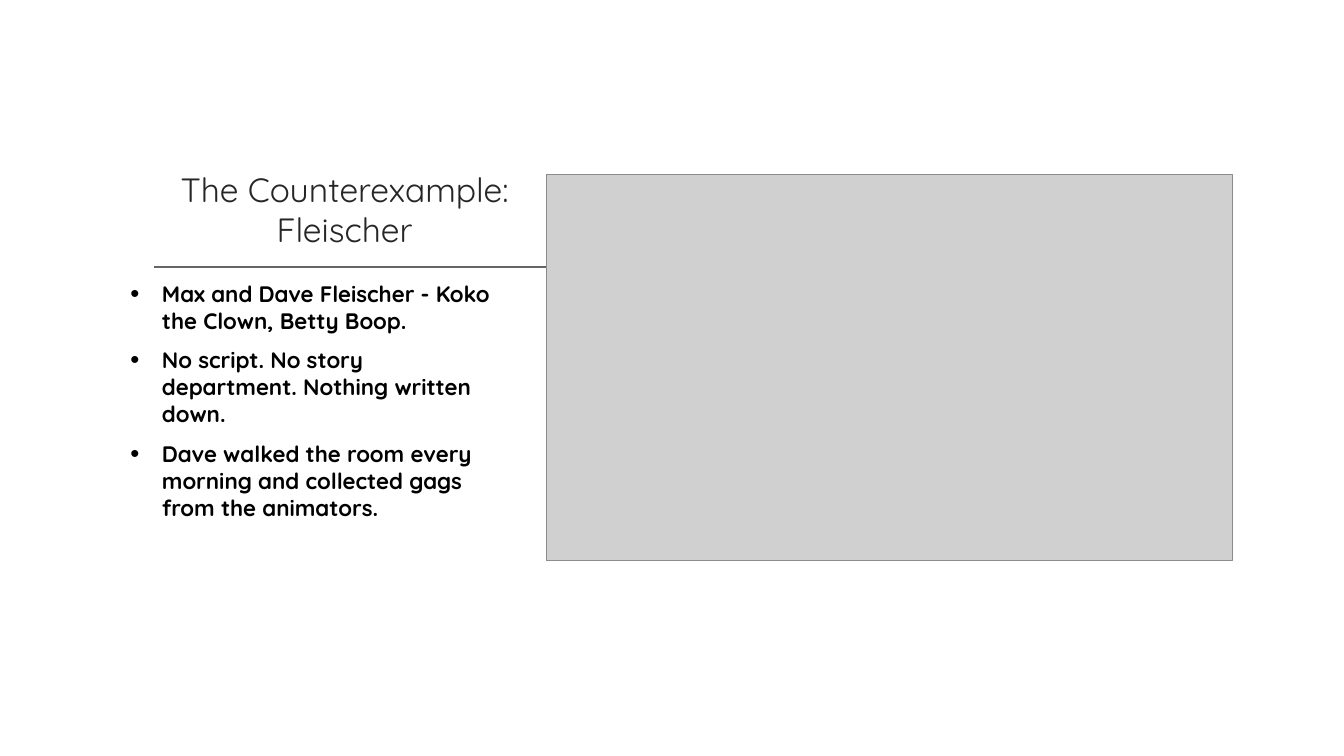
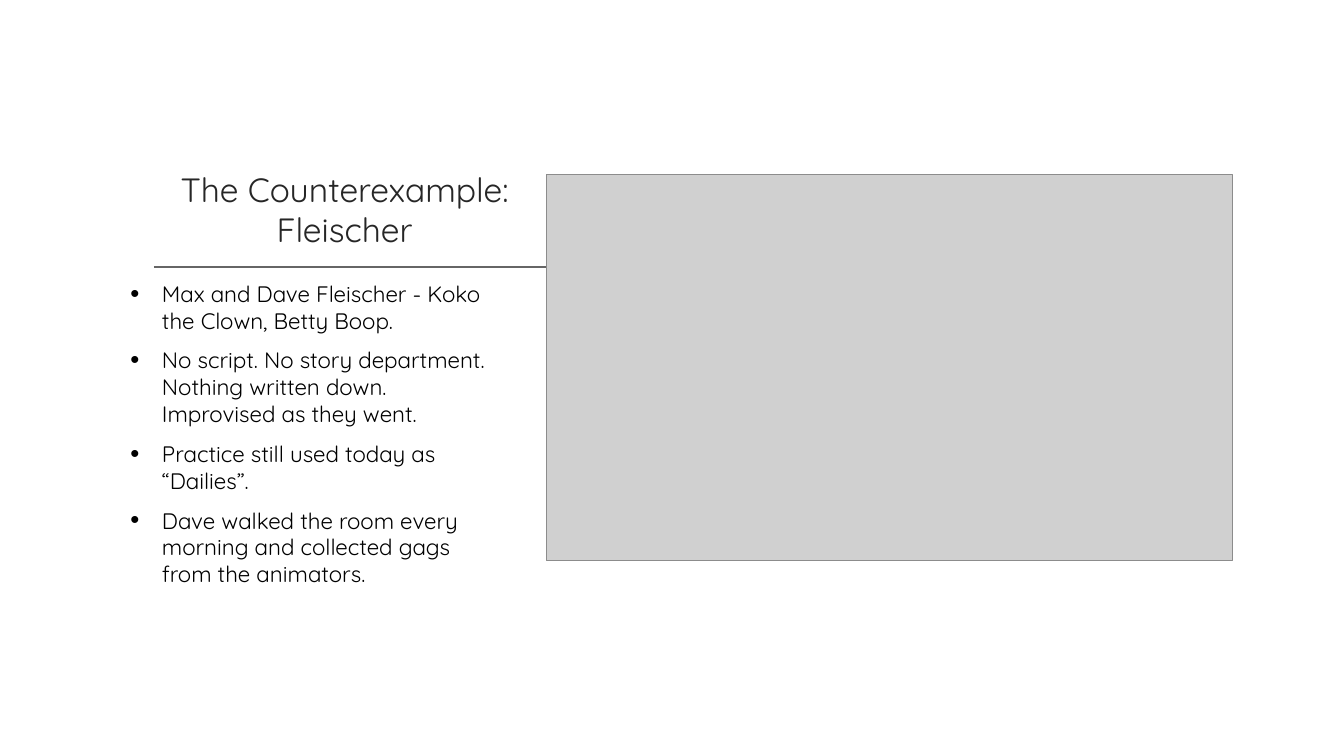
Before and after one commit to dcoes/Classes, a slide deck: slide 5 of Storyboarding/NewLectures/02_AspectRatios_REVISED.pptx. Drawn at 1344x756 pixels with LibreOffice and Linux fonts; fonts in the diff are those of the drawing; grey boxes stand for pictures; background and template pictures are left out. Boxes give left, top, right and bottom in pixels: in the first picture for what was removed or moved away, otherwise in the second. Text is boxed around its words. In the diff, an @@ line names an element or a change of style, - is before the commit and + after.

Commit message:
Fixed 02_AspectRatios_REVISED.pptx
The language used sounded insincere, pretentious, overly dramatic, and just plain hoakey. I edited it myself to make it presentable. It didn't sound like me. A good reference is always the original ppts in the main Storyboarding folder. And the decks, but use my language in the future.

```diff
--- a/Storyboarding/NewLectures/02_AspectRatios_REVISED.pptx
+++ b/Storyboarding/NewLectures/02_AspectRatios_REVISED.pptx
@@ text at [162, 285, 480, 583]: bold off in "Max and Dave Fleischer - Koko the ...", "Dave walked the room every morning and ..." @@
@@ text at [162, 351, 484, 490]: text changed; bold off @@
-• No script. No story department. Nothing written down.
+• No script. No story department. Nothing written down. Improvised as they went.
+• Practice still used today as “Dailies”.
```
Also in this commit, not shown: 12 other slides changed.
